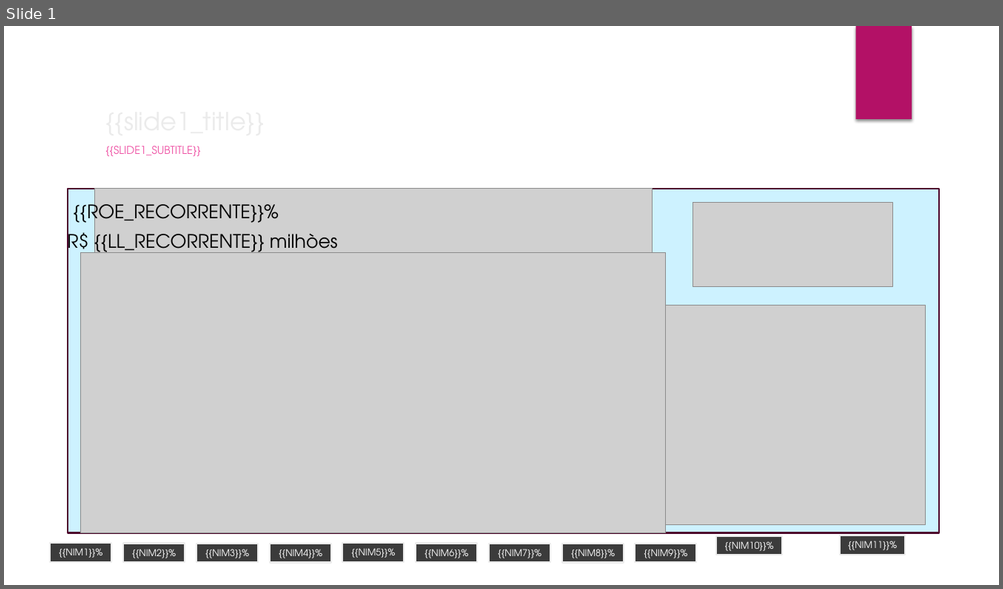
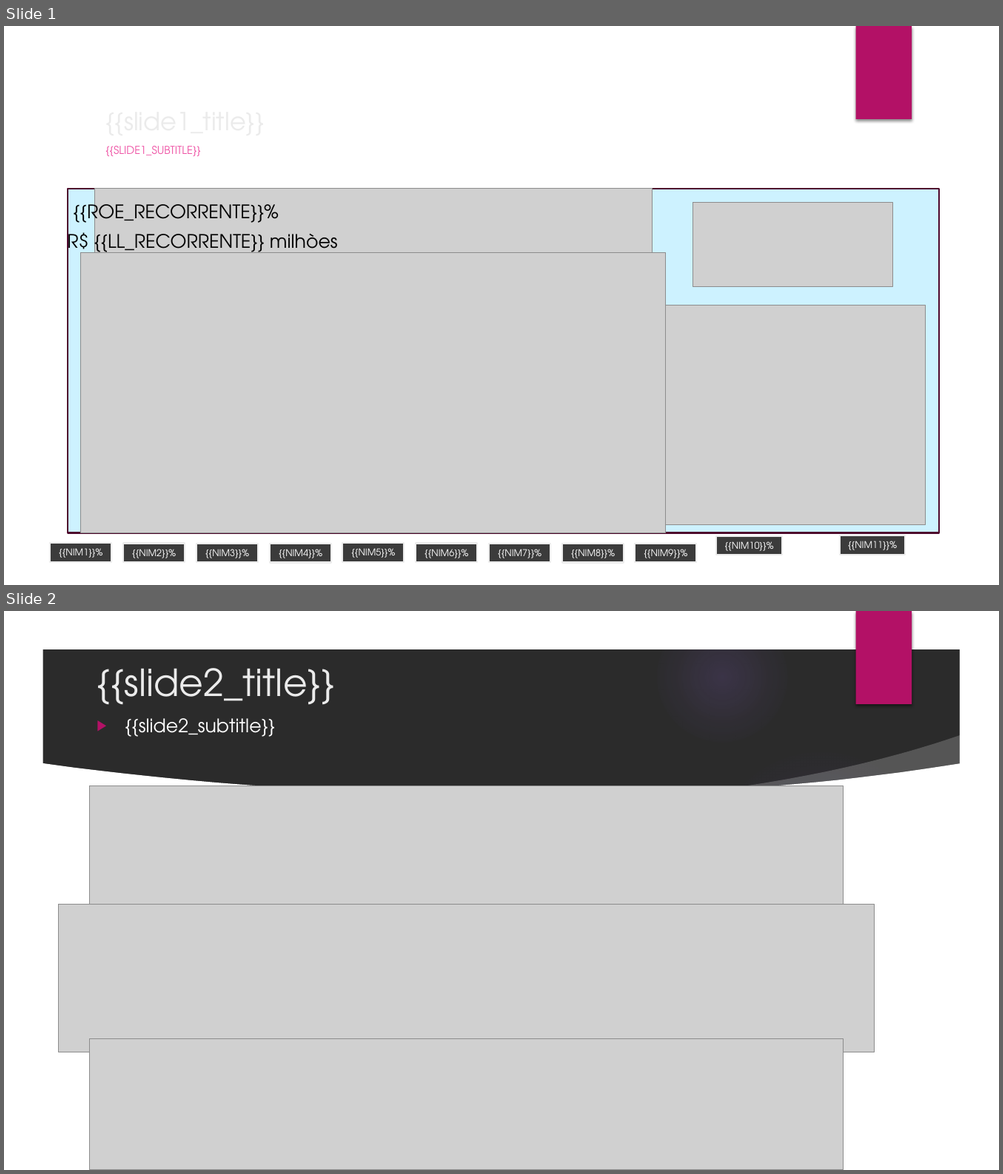
Before and after one commit to renatobortolotto/ppt-doc, a slide deck: teste-design.gerado.updated.pptx. Shown one above the other, each under a label of ours: slide 1 before the commit, slides 1 and 2 after it. The pictures are 1003x589 and 1003x1174 pixels, drawn with LibreOffice and Linux fonts; fonts in the diff are those of the drawing; grey boxes stand for pictures; background and template pictures are left out; a plain dark background stands for a picture behind light text. Boxes give left, top, right and bottom in pixels: in the first picture for what was removed or moved away, otherwise in the second. Text is boxed around its words. In the diff, an @@ line names an element or a change of style, - is before the commit and + after.

```diff
--- a/teste-design.gerado.updated.pptx
+++ b/teste-design.gerado.updated.pptx
@@ slide 2 added at (4,611,999,1170), background picture (left out); not listed: 1 template element that a slide beside it also shows @@
@@ group added at (4,611,999,1170): 5 ellipses, 3 freeform shapes @@
@@ title added at (96,668,334,704), 36 pt, text #EBEBEB @@
+{{slide2_title}}
@@ text added at (125,718,275,737), 18 pt, text #FFFFFF @@
+▶ {{slide2_subtitle}}
@@ picture added at (89,786,842,917) @@
@@ picture added at (59,905,875,1053) @@
@@ picture added at (89,1039,842,1170) @@
```
Also in this commit, not shown: 1 slide removed, 16 other files.
